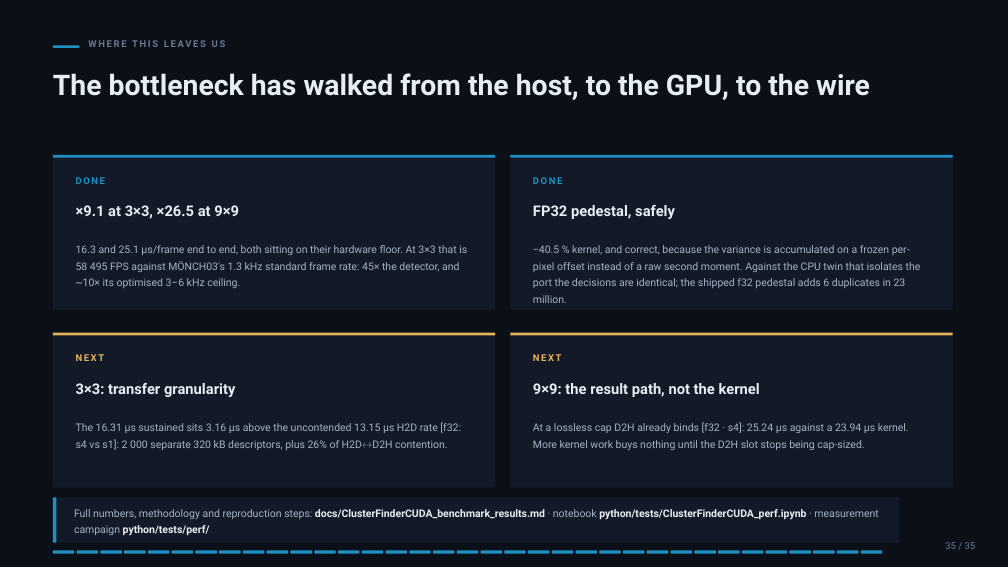
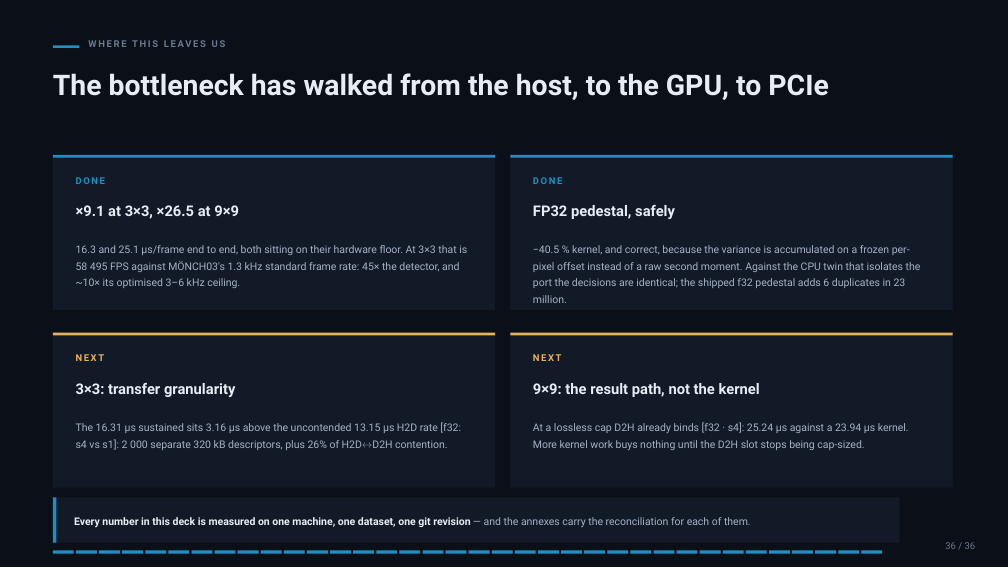
Before and after one commit to slsdetectorgroup/aare, a slide deck: slide 42 of docs/cf_cuda_performance.pptx (slide 41 before the commit). Drawn at 1008x567 pixels with LibreOffice and Linux fonts; fonts in the diff are those of the drawing. Boxes give left, top, right and bottom in pixels: in the first picture for what was removed or moved away, otherwise in the second. Text is boxed around its words. In the diff, an @@ line names an element or a change of style, - is before the commit and + after.

Commit message:
docs: update deck

```diff
--- a/docs/cf_cuda_performance.pptx
+++ b/docs/cf_cuda_performance.pptx
@@ text at <box>53,73,828,100</box>: text changed @@
-The bottleneck has walked from the host, to the GPU, to the wire
+The bottleneck has walked from the host, to the GPU, to PCIe
@@ text at <box>74,517,751,527</box>: text changed @@
-Full numbers, methodology and reproduction steps: docs/ClusterFinderCUDA_benchmark_results.md · notebook python/tests/ClusterFinderCUDA_perf.ipynb · measurement campaign python/tests/perf/
+Every number in this deck is measured on one machine, one dataset, one git revision — and the annexes carry the reconciliation for each of them.
@@ 5 rectangles: place and size @@
-5 rectangles at <box>196,551,312,554</box>
+5 rectangles at <box>191,551,306,554</box>
@@ 7 rectangles: place and size @@
-7 rectangles at <box>315,551,478,554</box>
+7 rectangles at <box>307,551,467,554</box>
@@ rectangle added at <box>469,551,490,554</box>, fill #1E90C2 @@
@@ 6 rectangles: place and size @@
-6 rectangles at <box>481,551,644,554</box>
+6 rectangles at <box>492,551,652,554</box>
@@ 6 rectangles: place and size @@
-6 rectangles at <box>600,551,763,554</box>
+6 rectangles at <box>607,551,768,554</box>
```
Also in this commit, not shown: 52 other slides changed, 1 slide added, 11 other files.
